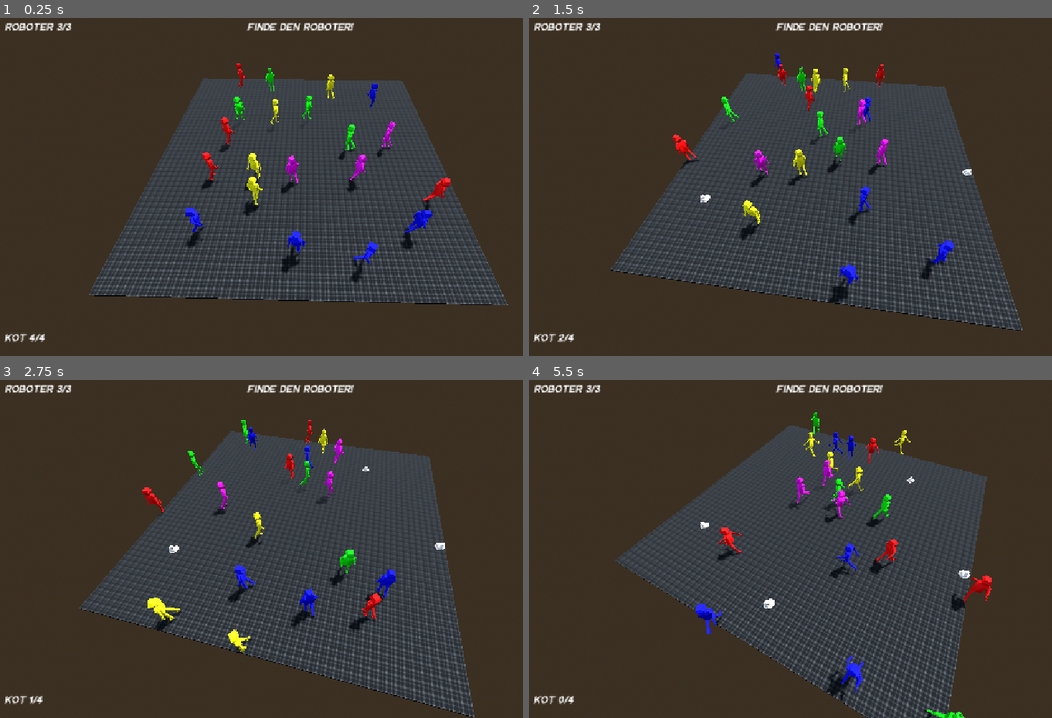
Above: before the commit, frames 1-4 (two rows, left to right).
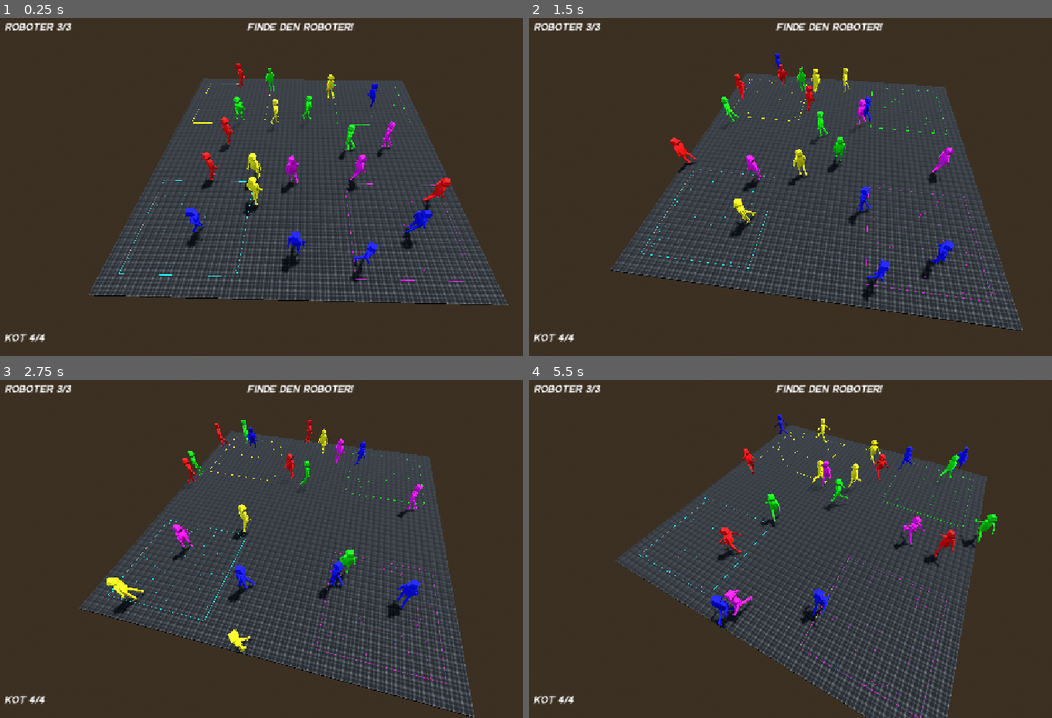
Above: after the commit, the same moments.

Repository: Argonbart/UberwachungsRame
Game: Godot game, scene res://scenes/levels/level2.tscn
The game is run twice, just before and just after one commit, with the same random seed, the same clock (stepped at 60 frames per second) and the same inputs. Before the commit the project starts from res://scenes/levels/level1.tscn.
Inputs (mouse positions are in pixels of both pictures, inside the frame that each line leads up to):
- Up to frame 1 (0.25 s): no input
- Up to frame 2 (1.5 s): move the mouse to (963, 163) at 0.52 s; click (963, 163) at 0.67 s; move the mouse to (706, 200) at 1.27 s; click (706, 200) at 1.42 s
- Up to frame 3 (2.75 s): move the mouse to (360, 467) at 2.02 s; click (360, 467) at 2.17 s
- Up to frame 4 (5.5 s): move the mouse to (795, 613) at 2.77 s; click (795, 613) at 2.92 s; move the mouse to (1015, 596) at 3.52 s; click (1015, 596) at 3.67 s; move the mouse to (644, 491) at 4.27 s; click (644, 491) at 4.42 s; move the mouse to (858, 545) at 5.02 s; click (858, 545) at 5.17 s

The runs differ from the first frame. In frame 1, 0.2% of the frame differs, in the area x 22-92%, y 19-79%; in frame 2, 1.9%; in frame 3, 3.0%; in frame 4, 4.3%, in the area x 5-90%, y 9-100%.

Commit message:
Add glowy areas for level 2

Diff:
--- a/playground/project.godot
+++ b/playground/project.godot
@@ -11,7 +11,7 @@
 [application]
 
 config/name="Playground"
-run/main_scene="uid://bt37ffho7b4ib"
+run/main_scene="uid://xl2l4o214au1"
 config/features=PackedStringArray("4.4", "Forward Plus")
 config/icon="res://textures/icon.svg"
 
--- /dev/null
+++ b/playground/scenes/color_area.tscn
@@ -0,0 +1,53 @@
+[gd_scene load_steps=7 format=3 uid="uid://dmax8518mdl2m"]
+
+[ext_resource type="Script" uid="uid://28724r2qyotv" path="res://scripts/color_area.gd" id="1_154mx"]
+
+[sub_resource type="BoxShape3D" id="BoxShape3D_yqt3i"]
+size = Vector3(30, 0.1, 30)
+
+[sub_resource type="ParticleProcessMaterial" id="ParticleProcessMaterial_yqt3i"]
+lifetime_randomness = 0.5
+emission_shape_scale = Vector3(15, 0, 15)
+emission_shape = 3
+emission_box_extents = Vector3(1, 1, 1)
+gravity = Vector3(0, 10, 0)
+scale_min = 0.1
+scale_max = 0.1
+
+[sub_resource type="StandardMaterial3D" id="StandardMaterial3D_yqt3i"]
+albedo_color = Color(2, 2, 0, 1)
+
+[sub_resource type="BoxMesh" id="BoxMesh_154mx"]
+material = SubResource("StandardMaterial3D_yqt3i")
+
+[sub_resource type="StandardMaterial3D" id="StandardMaterial3D_154mx"]
+albedo_color = Color(2, 2, 0, 1)
+
+[node name="ColorArea" type="Area3D" node_paths=PackedStringArray("collision_shape", "gpu_particles", "border_box", "border_box_cut")]
+script = ExtResource("1_154mx")
+area_size = Vector2(30, 30)
+area_color = Color(20, 20, 0, 1)
+collision_shape = NodePath("CollisionShape")
+gpu_particles = NodePath("GPUParticles")
+border_box = NodePath("CSGBoxOuter")
+border_box_cut = NodePath("CSGBoxOuter/CSGBoxInner")
+
+[node name="CollisionShape" type="CollisionShape3D" parent="."]
+transform = Transform3D(1, 0, 0, 0, 1, 0, 0, 0, 1, 0, 0.05, 0)
+shape = SubResource("BoxShape3D_yqt3i")
+
+[node name="GPUParticles" type="GPUParticles3D" parent="."]
+cast_shadow = 0
+amount = 200
+visibility_aabb = AABB(-15, 0, -15, 30, 5, 30)
+process_material = SubResource("ParticleProcessMaterial_yqt3i")
+draw_pass_1 = SubResource("BoxMesh_154mx")
+
+[node name="CSGBoxOuter" type="CSGBox3D" parent="."]
+transform = Transform3D(1, 0, 0, 0, 1, 0, 0, 0, 1, 0, 0.05, 0)
+size = Vector3(30, 0.1, 30)
+material = SubResource("StandardMaterial3D_154mx")
+
+[node name="CSGBoxInner" type="CSGBox3D" parent="CSGBoxOuter"]
+operation = 2
+size = Vector3(29.9, 0.11, 29.9)
--- a/playground/scenes/levels/level1.tscn
+++ b/playground/scenes/levels/level1.tscn
@@ -1,24 +1,25 @@
-[gd_scene load_steps=13 format=3 uid="uid://bt37ffho7b4ib"]
+[gd_scene load_steps=14 format=3 uid="uid://bt37ffho7b4ib"]
 
 [ext_resource type="Texture2D" uid="uid://vlt30a3se3t7" path="res://textures/black.png" id="1_8a7m2"]
 [ext_resource type="Script" uid="uid://iey56y6gj52g" path="res://scripts/camera_point.gd" id="2_plydf"]
 [ext_resource type="Script" uid="uid://gcktf1y5hxcn" path="res://scripts/camera.gd" id="3_5ntmo"]
 [ext_resource type="PackedScene" uid="uid://i0l73rfrm2ae" path="res://scenes/npc.tscn" id="4_nkeig"]
-[ext_resource type="Script" uid="uid://d4nqjtxtvpvak" path="res://scripts/input_controller.gd" id="5_nfihu"]
+[ext_resource type="Script" uid="uid://d4nqjtxtvpvak" path="res://scripts/input_controller_level1.gd" id="5_nfihu"]
 [ext_resource type="PackedScene" uid="uid://dtlikkilw857" path="res://scenes/poop.tscn" id="6_lgguw"]
 [ext_resource type="Script" uid="uid://b3tsqth6wnv8" path="res://scripts/poop_manager.gd" id="7_jprdt"]
+[ext_resource type="Script" uid="uid://dsaxcbbj1l28s" path="res://scripts/robot_manager.gd" id="8_plydf"]
 [ext_resource type="PackedScene" uid="uid://drvlvg0q4ubgb" path="res://scenes/ui.tscn" id="8_ps2vj"]
 
 [sub_resource type="ProceduralSkyMaterial" id="ProceduralSkyMaterial_rupst"]
 sky_horizon_color = Color(0.662243, 0.671743, 0.686743, 1)
 ground_horizon_color = Color(0.662243, 0.671743, 0.686743, 1)
 
-[sub_resource type="Sky" id="Sky_wt17y"]
+[sub_resource type="Sky" id="Sky_8a7m2"]
 sky_material = SubResource("ProceduralSkyMaterial_rupst")
 
 [sub_resource type="Environment" id="Environment_m8u5f"]
 background_mode = 2
-sky = SubResource("Sky_wt17y")
+sky = SubResource("Sky_8a7m2")
 tonemap_mode = 2
 glow_enabled = true
 
@@ -121,11 +122,15 @@
 script = ExtResource("5_nfihu")
 camera = NodePath("../CameraPoint/Camera3D")
 
-[node name="PoopManager" type="Node" parent="." node_paths=PackedStringArray("ui", "humans", "poops")]
+[node name="PoopManager" type="Node" parent="." node_paths=PackedStringArray("ui", "poops")]
 script = ExtResource("7_jprdt")
 ui = NodePath("../UI")
-humans = NodePath("../Humans")
 poops = NodePath("../Poops")
 poop_scene = ExtResource("6_lgguw")
 
+[node name="RobotManager" type="Node" parent="." node_paths=PackedStringArray("ui", "humans")]
+script = ExtResource("8_plydf")
+ui = NodePath("../UI")
+humans = NodePath("../Humans")
+
 [node name="UI" parent="." instance=ExtResource("8_ps2vj")]
--- /dev/null
+++ b/playground/scenes/levels/level2.tscn
@@ -0,0 +1,148 @@
+[gd_scene load_steps=13 format=3 uid="uid://xl2l4o214au1"]
+
+[ext_resource type="Texture2D" uid="uid://vlt30a3se3t7" path="res://textures/black.png" id="1_k0mew"]
+[ext_resource type="Script" uid="uid://iey56y6gj52g" path="res://scripts/camera_point.gd" id="2_b0vvs"]
+[ext_resource type="Script" uid="uid://gcktf1y5hxcn" path="res://scripts/camera.gd" id="3_oyk6k"]
+[ext_resource type="PackedScene" uid="uid://i0l73rfrm2ae" path="res://scenes/npc.tscn" id="4_gycjm"]
+[ext_resource type="Script" uid="uid://7d5xehhkfrxs" path="res://scripts/input_controller_level2.gd" id="5_ok6xr"]
+[ext_resource type="Script" uid="uid://dsaxcbbj1l28s" path="res://scripts/robot_manager.gd" id="6_dj4wq"]
+[ext_resource type="PackedScene" uid="uid://dmax8518mdl2m" path="res://scenes/color_area.tscn" id="6_k0mew"]
+[ext_resource type="PackedScene" uid="uid://drvlvg0q4ubgb" path="res://scenes/ui.tscn" id="8_hkuam"]
+
+[sub_resource type="ProceduralSkyMaterial" id="ProceduralSkyMaterial_f3b2k"]
+sky_horizon_color = Color(0.662243, 0.671743, 0.686743, 1)
+ground_horizon_color = Color(0.662243, 0.671743, 0.686743, 1)
+
+[sub_resource type="Sky" id="Sky_wt17y"]
+sky_material = SubResource("ProceduralSkyMaterial_f3b2k")
+
+[sub_resource type="Environment" id="Environment_sqrei"]
+background_mode = 2
+sky = SubResource("Sky_wt17y")
+tonemap_mode = 2
+glow_enabled = true
+glow_hdr_threshold = 1.5
+
+[sub_resource type="StandardMaterial3D" id="StandardMaterial3D_yhrca"]
+albedo_color = Color(0.542318, 0.542318, 0.542318, 1)
+albedo_texture = ExtResource("1_k0mew")
+uv1_scale = Vector3(50, 50, 50)
+
+[node name="Level2" type="Node3D"]
+
+[node name="WorldEnvironment" type="WorldEnvironment" parent="."]
+environment = SubResource("Environment_sqrei")
+
+[node name="Light" type="DirectionalLight3D" parent="."]
+transform = Transform3D(-0.866025, -0.433013, 0.25, 0, 0.5, 0.866025, -0.5, 0.75, -0.433013, 0, 0, 0)
+shadow_enabled = true
+
+[node name="Ground" type="CSGBox3D" parent="."]
+transform = Transform3D(1, 0, 0, 0, 1, 0, 0, 0, 1, 0, -0.499294, 0)
+size = Vector3(100, 1, 100)
+material = SubResource("StandardMaterial3D_yhrca")
+
+[node name="CameraPoint" type="Node3D" parent="."]
+script = ExtResource("2_b0vvs")
+orbit_speed_deg = 5.0
+
+[node name="Camera3D" type="Camera3D" parent="CameraPoint"]
+transform = Transform3D(1, 0, 0, 0, 1, 0, 0, 0, 1, 0, 60, 60)
+script = ExtResource("3_oyk6k")
+
+[node name="Humans" type="Node3D" parent="."]
+transform = Transform3D(1, 0, 0, 0, 1, 0, 0, 0, 1, 0, 3.84845, 0)
+
+[node name="Human1" parent="Humans" instance=ExtResource("4_gycjm")]
+transform = Transform3D(1, 0, 0, 0, 1, 0, 0, 0, 1, 21.4778, 1.34846, 0)
+npc_type = 1
+
+[node name="Human2" parent="Humans" instance=ExtResource("4_gycjm")]
+transform = Transform3D(1, 0, 0, 0, 1, 0, 0, 0, 1, -29.4425, 1.34846, 0)
+npc_type = 1
+
+[node name="Human3" parent="Humans" instance=ExtResource("4_gycjm")]
+transform = Transform3D(1, 0, 0, 0, 1, 0, 0, 0, 1, 35.3887, 1.34846, 0)
+npc_type = 1
+
+[node name="Human4" parent="Humans" instance=ExtResource("4_gycjm")]
+transform = Transform3D(1, 0, 0, 0, 1, 0, 0, 0, 1, 0, 1.34846, -21.7389)
+
+[node name="Human5" parent="Humans" instance=ExtResource("4_gycjm")]
+transform = Transform3D(1, 0, 0, 0, 1, 0, 0, 0, 1, 0, 1.34846, 17.8741)
+
+[node name="Human6" parent="Humans" instance=ExtResource("4_gycjm")]
+transform = Transform3D(1, 0, 0, 0, 1, 0, 0, 0, 1, -14.7741, 1.34846, 26.4039)
+
+[node name="Human7" parent="Humans" instance=ExtResource("4_gycjm")]
+transform = Transform3D(1, 0, 0, 0, 1, 0, 0, 0, 1, 14.4678, 1.34846, 13.7655)
+
+[node name="Human8" parent="Humans" instance=ExtResource("4_gycjm")]
+transform = Transform3D(1, 0, 0, 0, 1, 0, 0, 0, 1, 14.6951, 1.34846, -29.4001)
+
+[node name="Human9" parent="Humans" instance=ExtResource("4_gycjm")]
+transform = Transform3D(1, 0, 0, 0, 1, 0, 0, 0, 1, -27.7609, 1.34846, -19.6051)
+
+[node name="Human10" parent="Humans" instance=ExtResource("4_gycjm")]
+transform = Transform3D(1, 0, 0, 0, 1, 0, 0, 0, 1, 0, 1.34846, 33.6367)
+
+[node name="Human11" parent="Humans" instance=ExtResource("4_gycjm")]
+transform = Transform3D(1, 0, 0, 0, 1, 0, 0, 0, 1, 27.8941, 1.34846, 30.3448)
+
+[node name="Human12" parent="Humans" instance=ExtResource("4_gycjm")]
+transform = Transform3D(1, 0, 0, 0, 1, 0, 0, 0, 1, -31.7121, 1.34846, 32.7059)
+
+[node name="Human13" parent="Humans" instance=ExtResource("4_gycjm")]
+transform = Transform3D(1, 0, 0, 0, 1, 0, 0, 0, 1, 33.7571, 1.34846, -30.0883)
+
+[node name="Human14" parent="Humans" instance=ExtResource("4_gycjm")]
+transform = Transform3D(1, 0, 0, 0, 1, 0, 0, 0, 1, -14.6223, 1.34846, -34.8651)
+
+[node name="Human15" parent="Humans" instance=ExtResource("4_gycjm")]
+transform = Transform3D(1, 0, 0, 0, 1, 0, 0, 0, 1, 13.792, 1.34846, 37.1713)
+
+[node name="Human16" parent="Humans" instance=ExtResource("4_gycjm")]
+transform = Transform3D(1, 0, 0, 0, 1, 0, 0, 0, 1, 37.2428, 1.34846, 18.8102)
+
+[node name="Human17" parent="Humans" instance=ExtResource("4_gycjm")]
+transform = Transform3D(1, 0, 0, 0, 1, 0, 0, 0, 1, -31.8411, 1.34846, 16.0357)
+
+[node name="Human18" parent="Humans" instance=ExtResource("4_gycjm")]
+transform = Transform3D(1, 0, 0, 0, 1, 0, 0, 0, 1, -32.5198, 1.34846, -40.0655)
+
+[node name="Human19" parent="Humans" instance=ExtResource("4_gycjm")]
+transform = Transform3D(1, 0, 0, 0, 1, 0, 0, 0, 1, -13.5433, 1.34846, -17.3776)
+
+[node name="Human20" parent="Humans" instance=ExtResource("4_gycjm")]
+transform = Transform3D(1, 0, 0, 0, 1, 0, 0, 0, 1, -14.6495, 1.34846, 8.3383)
+
+[node name="Poops" type="Node3D" parent="."]
+
+[node name="InputController" type="Node3D" parent="." node_paths=PackedStringArray("camera")]
+script = ExtResource("5_ok6xr")
+camera = NodePath("../CameraPoint/Camera3D")
+
+[node name="Areas" type="Node3D" parent="."]
+transform = Transform3D(1, 0, 0, 0, 1, 0, 0, 0, 1, 0, 0.000480413, 0)
+
+[node name="ColorArea" parent="Areas" instance=ExtResource("6_k0mew")]
+transform = Transform3D(1, 0, 0, 0, 1, 0, 0, 0, 1, -30, 0, -30)
+
+[node name="ColorArea2" parent="Areas" instance=ExtResource("6_k0mew")]
+transform = Transform3D(1, 0, 0, 0, 1, 0, 0, 0, 1, 30, 0, -30)
+area_color = Color(0, 20, 0, 1)
+
+[node name="ColorArea3" parent="Areas" instance=ExtResource("6_k0mew")]
+transform = Transform3D(1, 0, 0, 0, 1, 0, 0, 0, 1, 30, 0, 30)
+area_color = Color(20, 0, 20, 1)
+
+[node name="ColorArea4" parent="Areas" instance=ExtResource("6_k0mew")]
+transform = Transform3D(1, 0, 0, 0, 1, 0, 0, 0, 1, -30, 0, 30)
+area_color = Color(0, 20, 20, 1)
+
+[node name="RobotManager" type="Node" parent="." node_paths=PackedStringArray("ui", "humans")]
+script = ExtResource("6_dj4wq")
+ui = NodePath("../UI")
+humans = NodePath("../Humans")
+
+[node name="UI" parent="." instance=ExtResource("8_hkuam")]
--- /dev/null
+++ b/playground/scripts/color_area.gd
@@ -0,0 +1,42 @@
+extends Area3D
+
+
+@export var area_size: Vector2
+@export_color_no_alpha var area_color
+@export_category("Nodes")
+@export var collision_shape: CollisionShape3D
+@export var gpu_particles: GPUParticles3D
+@export var border_box: CSGBox3D
+@export var border_box_cut: CSGBox3D
+
+func _ready():
+
+	# collision shape
+	var box_shape: BoxShape3D = collision_shape.shape
+	box_shape.size.x = area_size.x
+	box_shape.size.z = area_size.y
+
+	# particles
+	gpu_particles.visibility_aabb.size.x = area_size.x
+	gpu_particles.visibility_aabb.size.z = area_size.y
+	gpu_particles.visibility_aabb.position.x = -area_size.x/2.0
+	gpu_particles.visibility_aabb.position.z = -area_size.x/2.0
+	var particles_material: ParticleProcessMaterial = gpu_particles.process_material
+	particles_material.emission_shape_scale.x = area_size.x / 2.0
+	particles_material.emission_shape_scale.z = area_size.y / 2.0
+
+	# border box
+	border_box.size.x = area_size.x
+	border_box.size.z = area_size.y
+
+	# border box
+	border_box_cut.size.x = area_size.x - 0.1
+	border_box_cut.size.z = area_size.y - 0.1
+
+	# colors
+	var color_material: StandardMaterial3D = StandardMaterial3D.new()
+	color_material.albedo_color = area_color
+	border_box.material = color_material
+	var box_mesh: BoxMesh = BoxMesh.new()
+	box_mesh.surface_set_material(0, color_material)
+	gpu_particles.draw_pass_1 = box_mesh
--- /dev/null
+++ b/playground/scripts/input_controller_level2.gd
@@ -0,0 +1,36 @@
+extends Node3D
+
+
+const RAY_LENGTH = 1000
+
+@export var camera: Camera3D  # Assign this in the Inspector
+
+
+func _input(event):
+	if event is InputEventMouseButton and event.pressed and event.button_index == 1:  # Left click
+		var mouse_pos = event.position
+		var ray_origin = camera.project_ray_origin(mouse_pos)
+		var ray_dir = camera.project_ray_normal(mouse_pos)
+
+		var space_state = get_world_3d().direct_space_state
+		var end = ray_origin + camera.project_ray_normal(mouse_pos) * RAY_LENGTH
+		var query = PhysicsRayQueryParameters3D.create(ray_origin, end)
+		query.collide_with_areas = true
+
+		# ray searches for clickable areas (npcs)
+		var result = space_state.intersect_ray(query)
+		var excluded = []
+		while result:
+			var clicked_item = result["collider"]
+			if clicked_item.get_groups().has("clickable"):
+				clicked_item.get_parent().clicked()
+				break
+			excluded.append(clicked_item.get_rid())
+			query.exclude = excluded
+			result = space_state.intersect_ray(query)
+
+		# Check if ray hits the XZ-plane (where y == 0)
+		if ray_dir.y != 0.0:
+			var t = -ray_origin.y / ray_dir.y
+			if t > 0:
+				pass
--- a/playground/scripts/poop_manager.gd
+++ b/playground/scripts/poop_manager.gd
@@ -1,16 +1,12 @@
-class_name PoopManager
 extends Node
 
 
 @export var max_poop_count: int = 4
 @export var ui: CanvasLayer
-@export var humans: Node3D
 @export var poops: Node3D
 @export var poop_scene: PackedScene
 
 var poop_counter: int
-var robot_counter: int
-var max_robot_count: int = 0
 
 
 func _ready():
@@ -19,28 +15,13 @@
 	poop_counter = max_poop_count
 	ui.get_child(0).get_child(1).get_child(0).text = str("Kot ", poop_counter, "/", max_poop_count)
 
-	# set robot vars
-	for human: NPC in humans.get_children():
-		if human.npc_type == NPC.NPCType.ROBOT:
-			max_robot_count += 1
-	robot_counter = max_robot_count
-	ui.get_child(0).get_child(0).get_child(1).text = str("Roboter ", robot_counter, "/", max_robot_count)
-
 	# connect signals
-	Globals.robot_found.connect(remove_robot)
 	Globals.poop_used.connect(use_poop)
 
 
 func remove_poop():
 	poop_counter -= 1
 	ui.get_child(0).get_child(1).get_child(0).text = str("Kot ", poop_counter, "/", max_poop_count)
-
-
-func remove_robot():
-	robot_counter -= 1
-	ui.get_child(0).get_child(0).get_child(1).text = str("Roboter ", robot_counter, "/", max_robot_count)
-	if robot_counter == 0:
-		show_won()
 
 
 func use_poop(hit_point):
@@ -50,8 +31,3 @@
 	new_poop.position = hit_point
 	poops.call_deferred("add_child", new_poop)
 	remove_poop()
-
-
-func show_won():
-	Globals.game_won.emit()
-	ui.get_child(0).get_child(0).get_child(0).text = str("YOU WON!")
--- /dev/null
+++ b/playground/scripts/robot_manager.gd
@@ -0,0 +1,33 @@
+extends Node
+
+
+@export var ui: CanvasLayer
+@export var humans: Node3D
+
+var robot_counter: int
+var max_robot_count: int = 0
+
+
+func _ready():
+
+	# set robot vars
+	for human: NPC in humans.get_children():
+		if human.npc_type == NPC.NPCType.ROBOT:
+			max_robot_count += 1
+	robot_counter = max_robot_count
+	ui.get_child(0).get_child(0).get_child(1).text = str("Roboter ", robot_counter, "/", max_robot_count)
+
+	# connect signals
+	Globals.robot_found.connect(remove_robot)
+
+
+func remove_robot():
+	robot_counter -= 1
+	ui.get_child(0).get_child(0).get_child(1).text = str("Roboter ", robot_counter, "/", max_robot_count)
+	if robot_counter == 0:
+		show_won()
+
+
+func show_won():
+	Globals.game_won.emit()
+	ui.get_child(0).get_child(0).get_child(0).text = str("YOU WON!")
Not shown, added: playground/scripts/color_area.gd.uid
Renamed: playground/scripts/input_controller.gd -> playground/scripts/input_controller_level1.gd
Renamed: playground/scripts/input_controller.gd.uid -> playground/scripts/input_controller_level1.gd.uid
Not shown, added: playground/scripts/input_controller_level2.gd.uid
Not shown, added: playground/scripts/robot_manager.gd.uid
